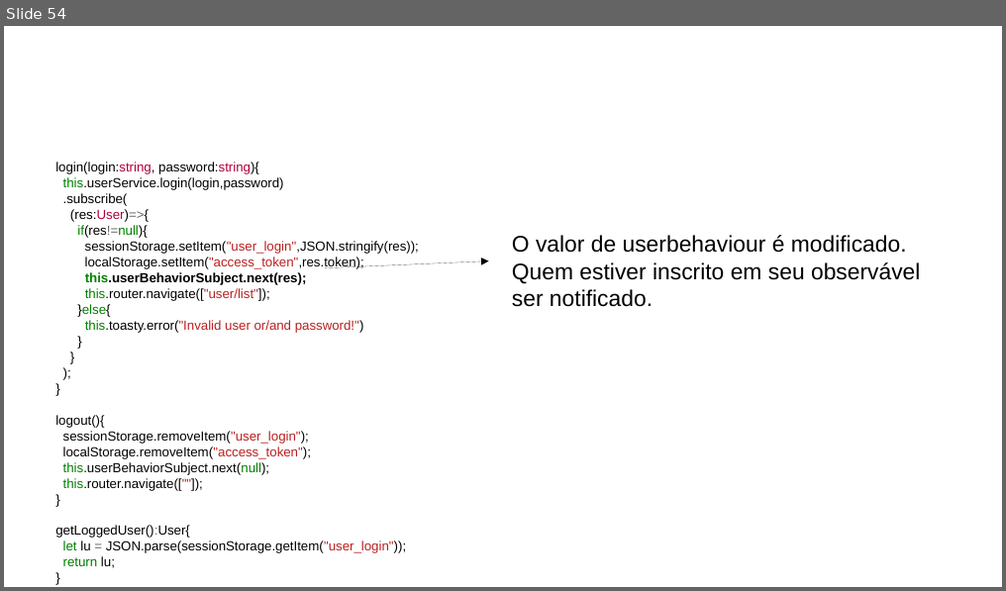
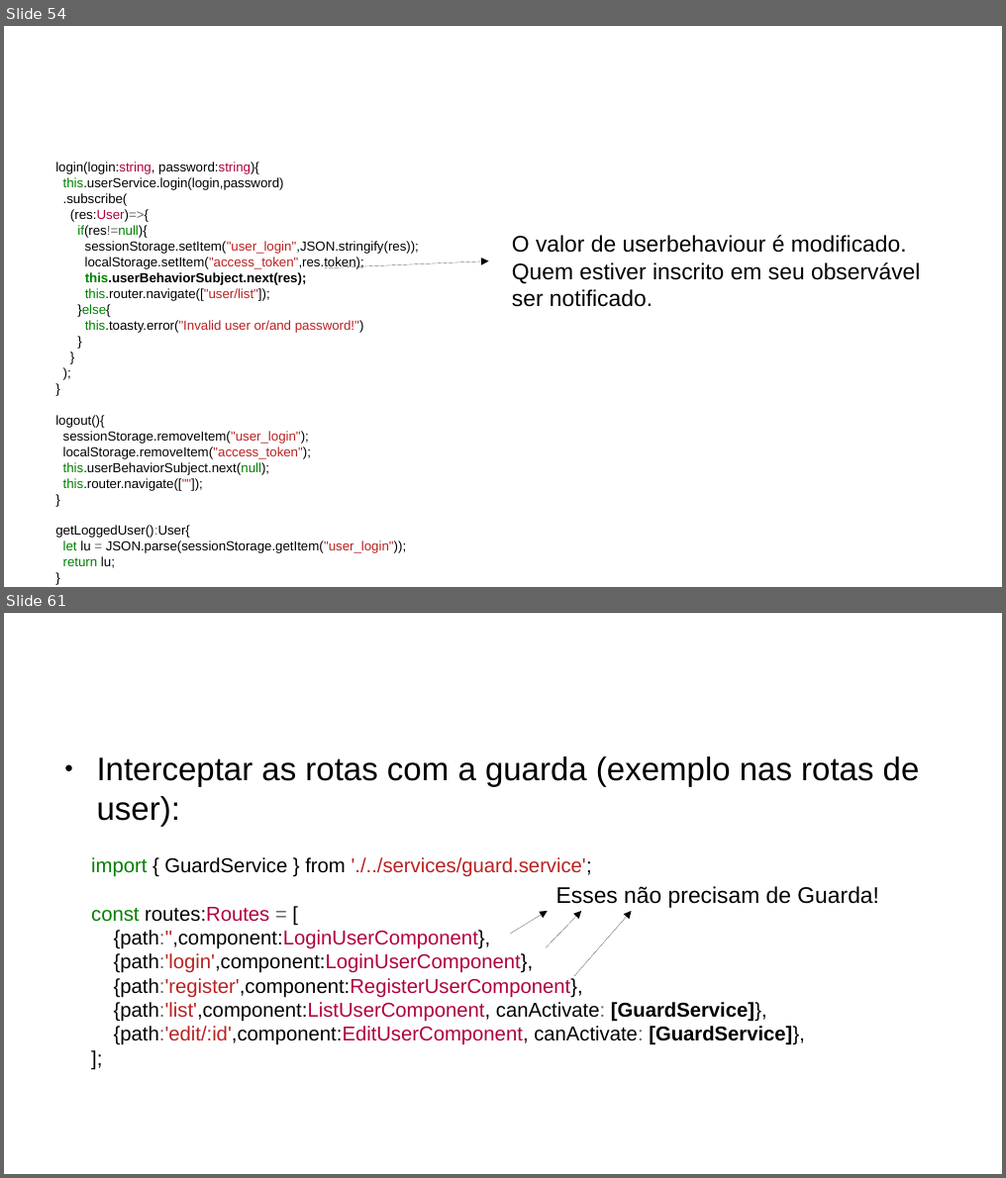
Before and after one commit to CCastro01/PIW-2019_1, a slide deck: SLIDES/14 - Refatoração do Projeto CRUD.odp. Shown one above the other, each under a label of ours: slide 54 before the commit, slides 54 and 61 after it; the slides between them are not shown. The pictures are 1006x591 and 1006x1178 pixels, drawn with LibreOffice and Linux fonts; fonts in the diff are those of the drawing; background and template pictures are left out. Boxes give left, top, right and bottom in pixels: in the first picture for what was removed or moved away, otherwise in the second. Text is boxed around its words. In the diff, an @@ line names an element or a change of style, - is before the commit and + after.

```diff
--- a/SLIDES/14 - Refatoração do Projeto CRUD.odp
+++ b/SLIDES/14 - Refatoração do Projeto CRUD.odp
@@ slide 61 added at bbox=[4, 613, 1002, 1174], background #FFFFFF @@
@@ text added at bbox=[97, 757, 920, 826], 26 pt, text #000000 @@
+● Interceptar as rotas com a guarda (exemplo nas rotas de user):
@@ text added at bbox=[91, 858, 805, 1046], 16 pt, text #000000 @@
+import { GuardService } from './../services/guard.service';
+const routes:Routes = [
+{path:'',component:LoginUserComponent},
+{path:'login',component:LoginUserComponent},
+{path:'register',component:RegisterUserComponent},
+{path:'list',component:ListUserComponent, canActivate: [GuardService]},
+{path:'edit/:id',component:EditUserComponent, canActivate: [GuardService]},
+];
@@ text added at bbox=[556, 886, 879, 908], 18 pt, text #000000 @@
+Esses não precisam de Guarda!
@@ arrow added from (510, 934) to (548, 911), #000000 0 pt @@
@@ arrow added from (546, 948) to (582, 911), #000000 0 pt @@
@@ arrow added from (574, 977) to (632, 911), #000000 0 pt @@
@@ title added at bbox=[114, 954, 534, 973], 32 pt, text #FFFFFF, bold @@
+Angular – Login - Ativo
```
Also in this commit, not shown: 1 slide changed, 5 other slides added, 2 other files.
